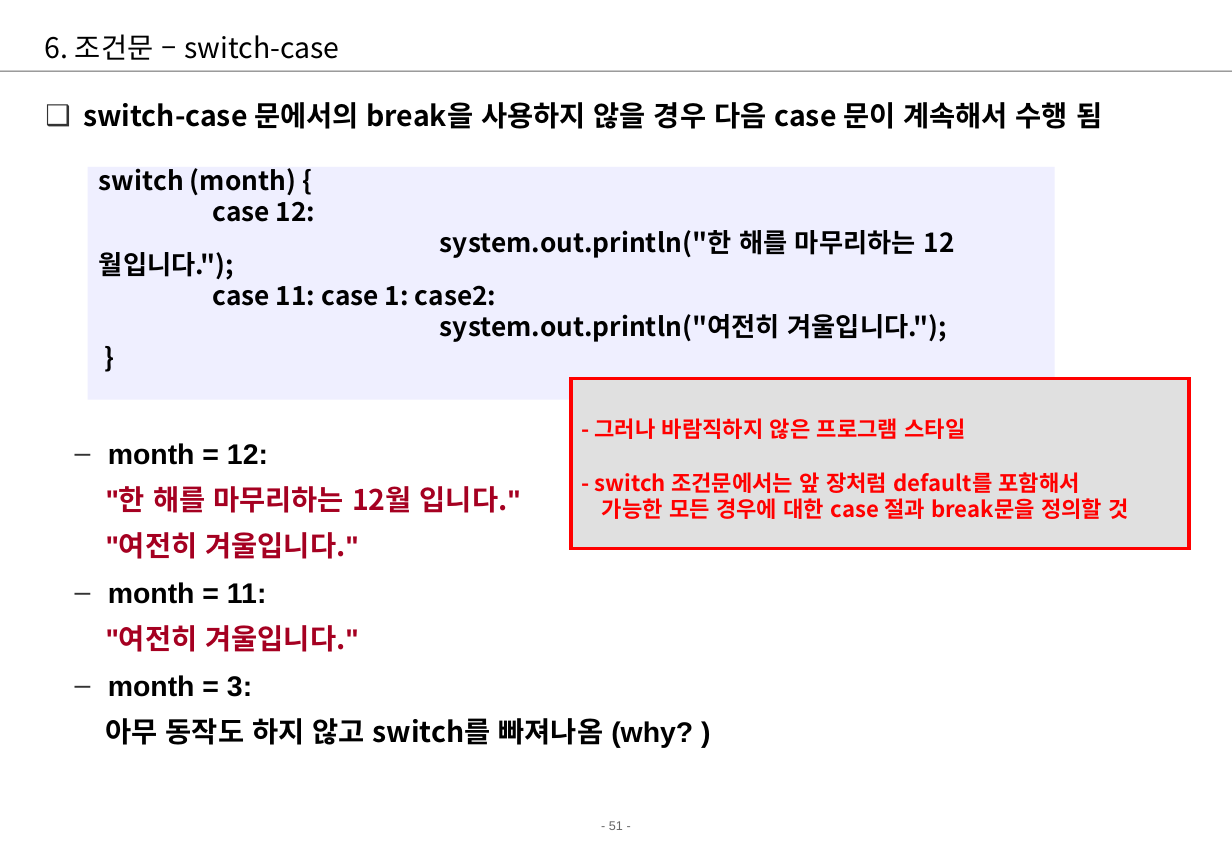
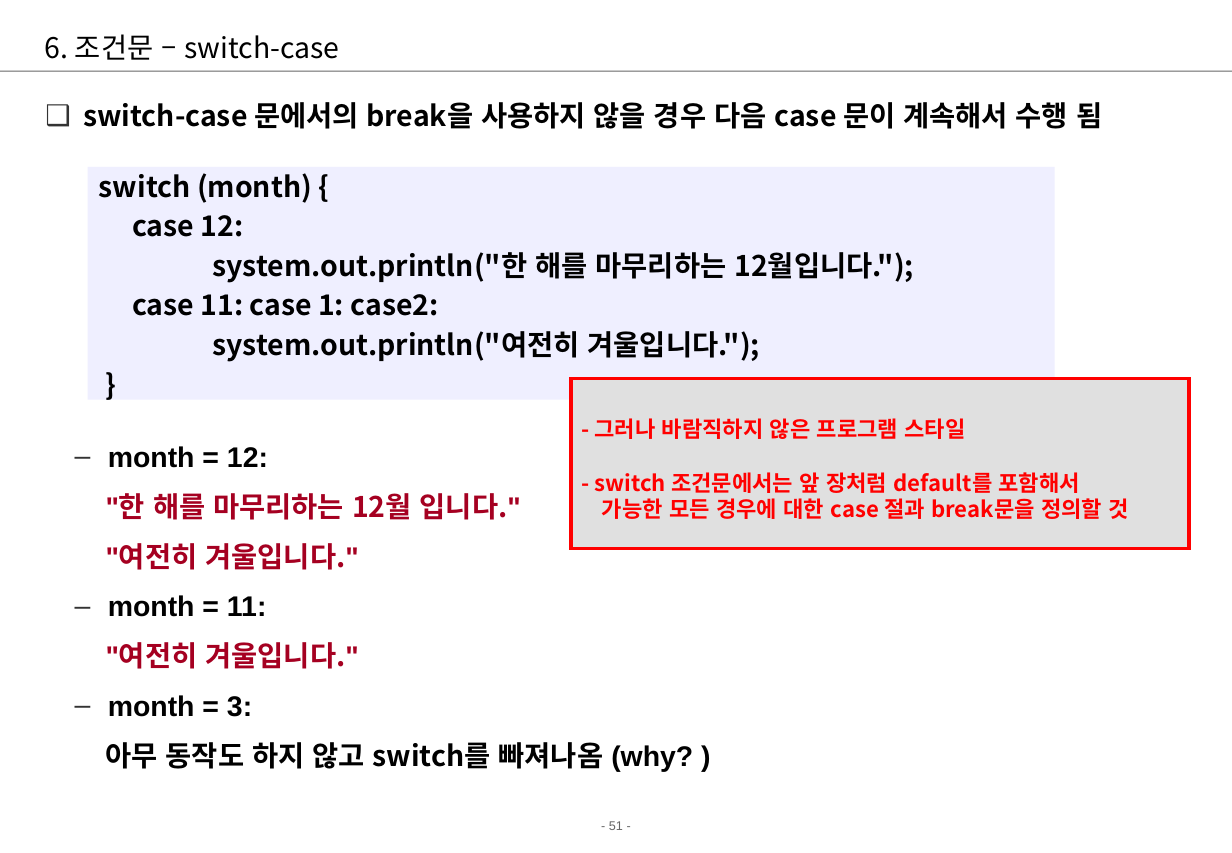
Before and after one commit to young0715/chapter01, a slide deck: slide 51 of src/chapter01/01.Java기본-자바기본프로그래밍.ppt. Drawn at 1232x853 pixels with LibreOffice and Linux fonts; fonts in the diff are those of the drawing; background and template pictures are left out. Boxes give left, top, right and bottom in pixels: in the first picture for what was removed or moved away, otherwise in the second. Text is boxed around its words. In the diff, an @@ line names an element or a change of style, - is before the commit and + after.

```diff
--- a/src/chapter01/01.Java기본-자바기본프로그래밍.ppt
+++ b/src/chapter01/01.Java기본-자바기본프로그래밍.ppt
@@ rectangle "switch (month) {" at [88,167,1055,400]: size 16.6 to 18 pt; line spacing 0.7 to 0.9 @@
@@ text "month = 12:" at [106,446,693,772]: line spacing 1.1 to 1.2 @@
```
Also in this commit, not shown: 18 other slides changed, 6 other files.
